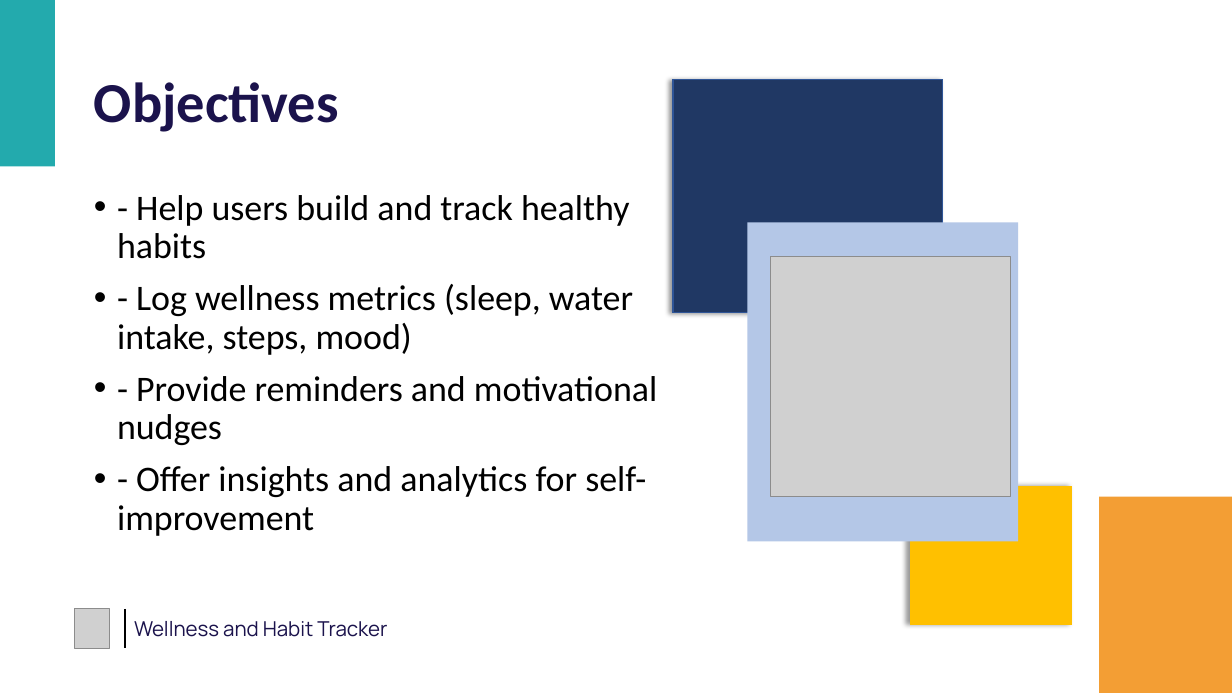
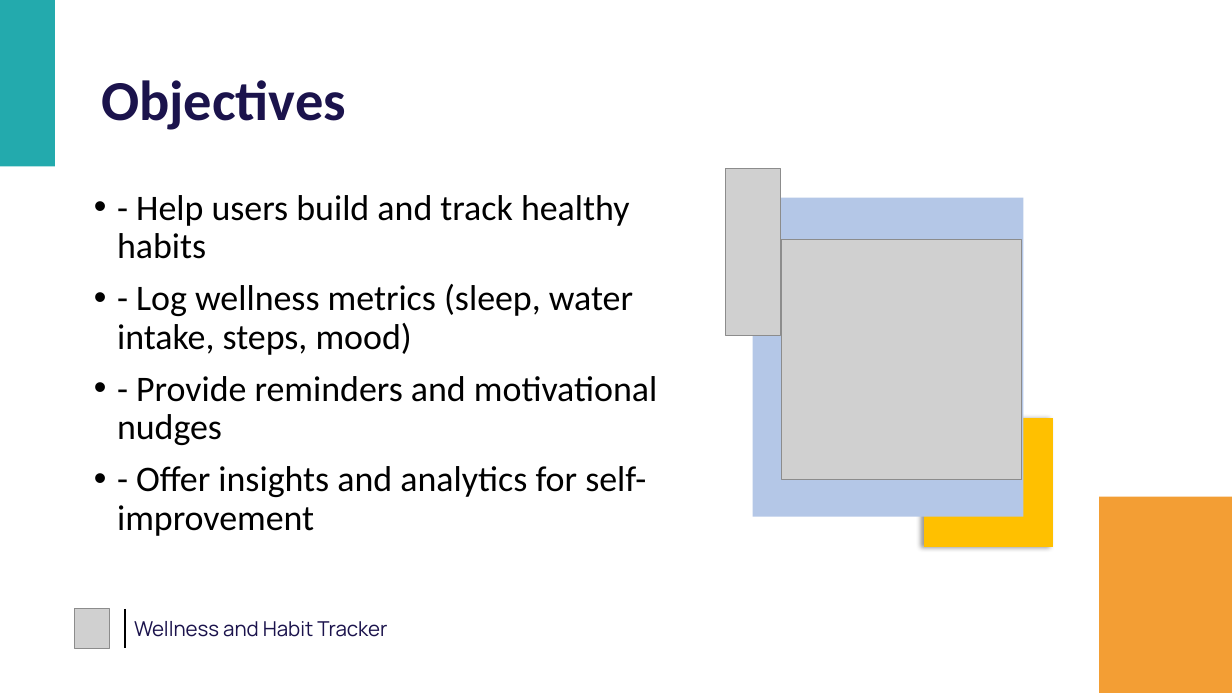
Before and after one commit to vaishnav2002-rma/wellness_habit_tracker, a slide deck: slide 3 of ZennialPro_Project_PPT.pptx (slide 4 before the commit). Drawn at 1232x693 pixels with LibreOffice and Linux fonts; fonts in the diff are those of the drawing; grey boxes stand for pictures. Boxes give left, top, right and bottom in pixels: in the first picture for what was removed or moved away, otherwise in the second. Text is boxed around its words. In the diff, an @@ line names an element or a change of style, - is before the commit and + after.

```diff
--- a/ZennialPro_Project_PPT.pptx
+++ b/ZennialPro_Project_PPT.pptx
@@ title "Objectives": place and size @@
-title "Objectives" at <box>94,82,339,132</box>
+title "Objectives" at <box>101,80,346,130</box>
@@ rectangle removed at <box>673,79,942,312</box> @@
@@ picture added at <box>726,169,780,335</box> @@
@@ rectangle: place and size @@
-rectangle at <box>748,223,1019,542</box>
+rectangle at <box>753,198,1024,517</box>
@@ picture: place and size @@
-picture at <box>771,256,1011,496</box>
+picture at <box>782,239,1022,480</box>
@@ rectangle: place and size @@
-rectangle at <box>910,486,1071,624</box>
+rectangle at <box>925,419,1053,546</box>
```
Also in this commit, not shown: 10 other slides changed, 6 other files.
